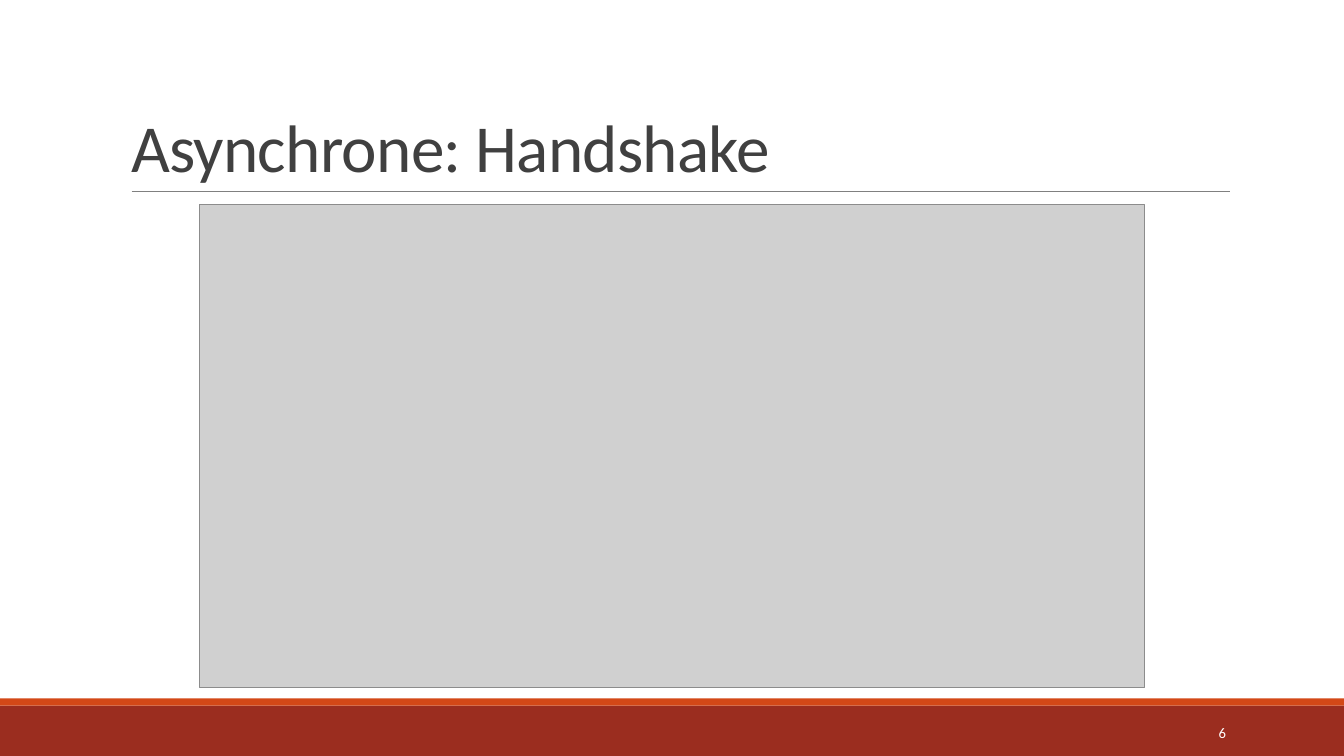
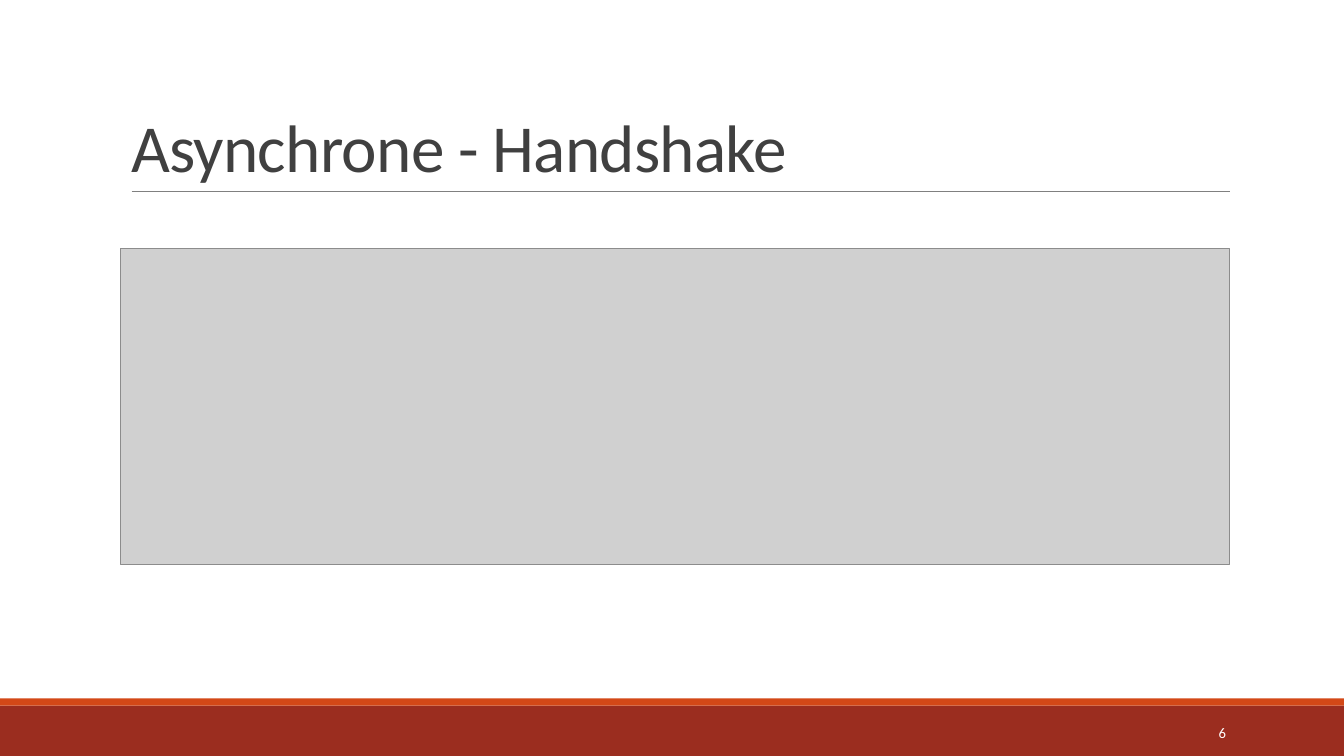
Before and after one commit to XavRobo/IbexAsynchrone, a slide deck: slide 6 of Release/CR/Presentation/ASModee.pptx. Drawn at 1344x756 pixels with LibreOffice and Linux fonts; fonts in the diff are those of the drawing; grey boxes stand for pictures. Boxes give left, top, right and bottom in pixels: in the first picture for what was removed or moved away, otherwise in the second. Text is boxed around its words. In the diff, an @@ line names an element or a change of style, - is before the commit and + after.

```diff
--- a/Release/CR/Presentation/ASModee.pptx
+++ b/Release/CR/Presentation/ASModee.pptx
@@ title at (x1=131, y1=125, x2=787, y2=183): text changed @@
-Asynchrone: Handshake
+Asynchrone - Handshake
@@ picture resized from (x1=200, y1=205, x2=1145, y2=688) to (x1=121, y1=249, x2=1230, y2=565) @@
```
Also in this commit, not shown: 2 slides added, 4 other files.
